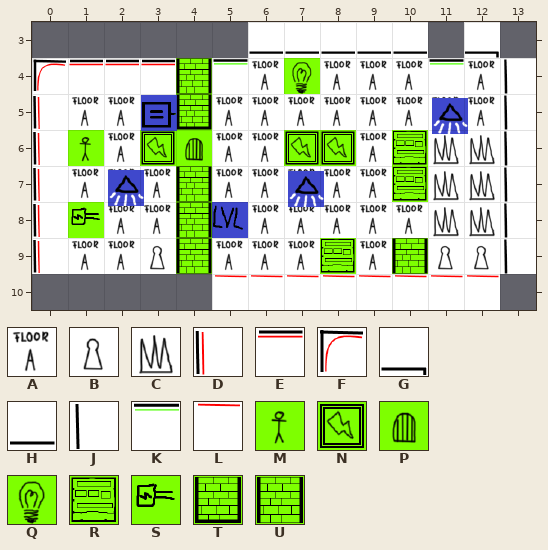
Level history. Tiled map: assets/levels/Level6.tmx. Above, as it was before the edit.
Cells are 64x64 px. Shown: x 0..13, y 3..10.
Key: from "Tileset": A 0, B 5, C 6, D 8, E 9, F 12, G 17, H 21, J 22, K 30, L 31, M 32, N 33, P 36, Q 38, R 39, S 50, T 58, U 61.
_ is an empty cell, # one hidden under a higher layer.
Layer "Tile Layer 1" before, first column x 0:
 3 ______HHHHH_G_
 4 FEEE_KA#AAAKAJ
 5 DAAA_AAAAAAAAJ
 6 D#A##AA##A#CCJ
 7 DAAA_AAAAA#CCJ
 8 D#AA_AAAAAACCJ
 9 DAAB_AAA#A_BBJ
10 _____LLLLLLLL_
Layer "Tile Layer 2" before, first column x 0:
 3 ______________
 4 ____U__Q______
 5 ____T_________
 6 _M_NP__NN_R___
 7 ____U_____R___
 8 _S__U_________
 9 ____U___R_U___
10 ______________
The result:
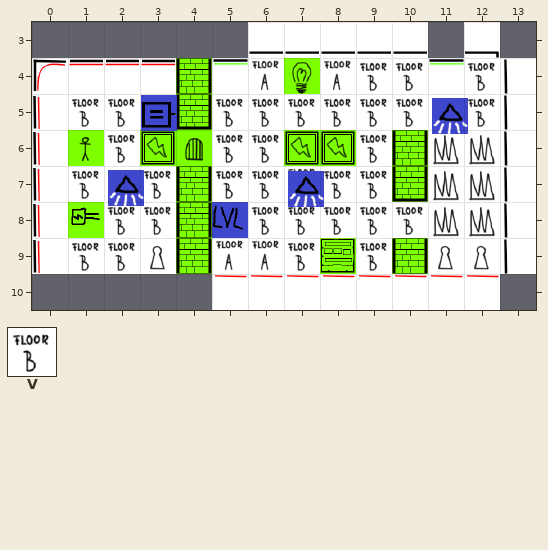
Further tiles: from "Tileset": V 1.
Change:
{"where": "layer \"Tile Layer 1\""}
{"y":4,"x":9,"old":"AA","new":"VV"}
{"y":4,"x":12,"old":"A","new":"V"}
{"y":5,"x":1,"old":"AA","new":"VV"}
{"y":5,"x":5,"old":"AAAAAAAA","new":"VVVVVVVV"}
{"y":6,"x":2,"old":"A","new":"V"}
{"y":6,"x":5,"old":"AA","new":"VV"}
{"y":6,"x":9,"old":"A","new":"V"}
{"y":7,"x":1,"old":"AAA","new":"VVV"}
{"y":7,"x":5,"old":"AA","new":"VV"}
{"y":7,"x":8,"old":"AA","new":"VV"}
{"y":8,"x":2,"old":"AA","new":"VV"}
{"y":8,"x":6,"old":"AAAAA","new":"VVVVV"}
{"y":9,"x":1,"old":"AA","new":"VV"}
{"y":9,"x":7,"old":"A","new":"V"}
{"y":9,"x":9,"old":"A","new":"V"}
{"where": "layer \"Tile Layer 2\""}
{"y":6,"x":10,"old":"R","new":"U"}
{"y":7,"x":10,"old":"R","new":"T"}
